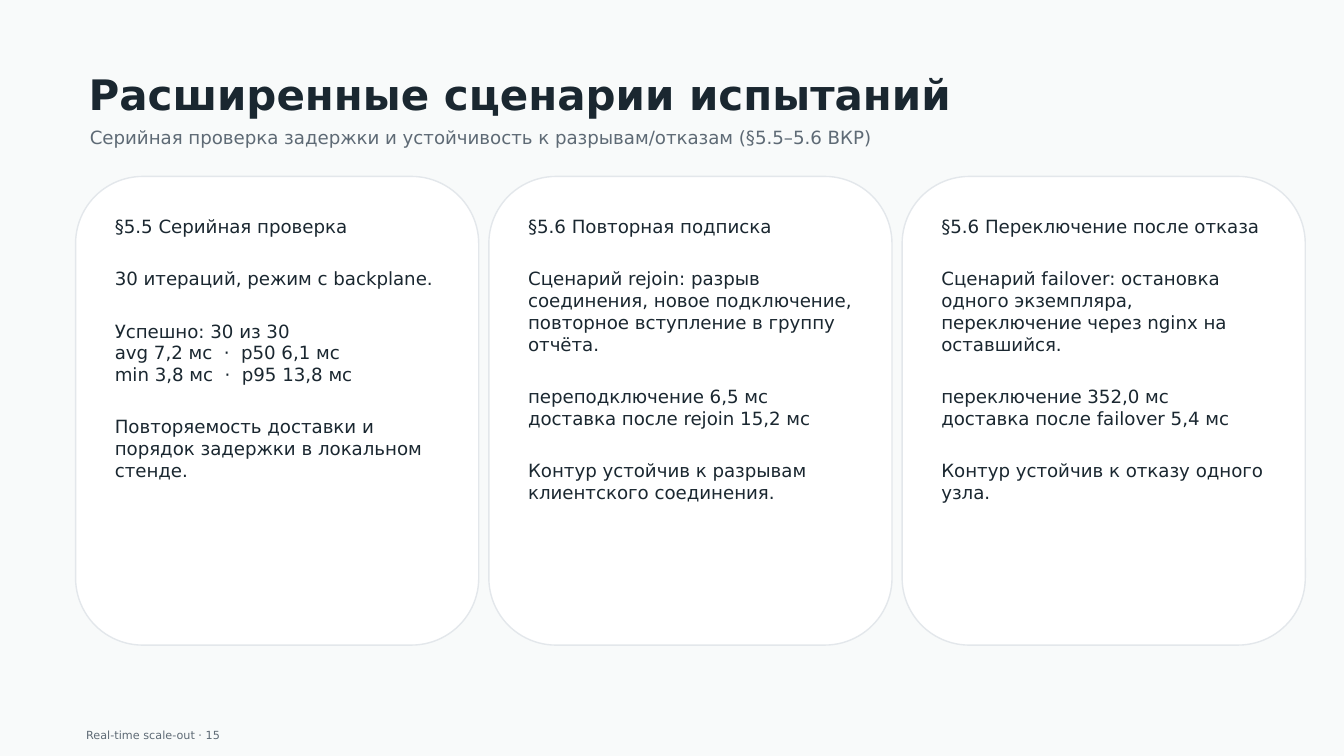
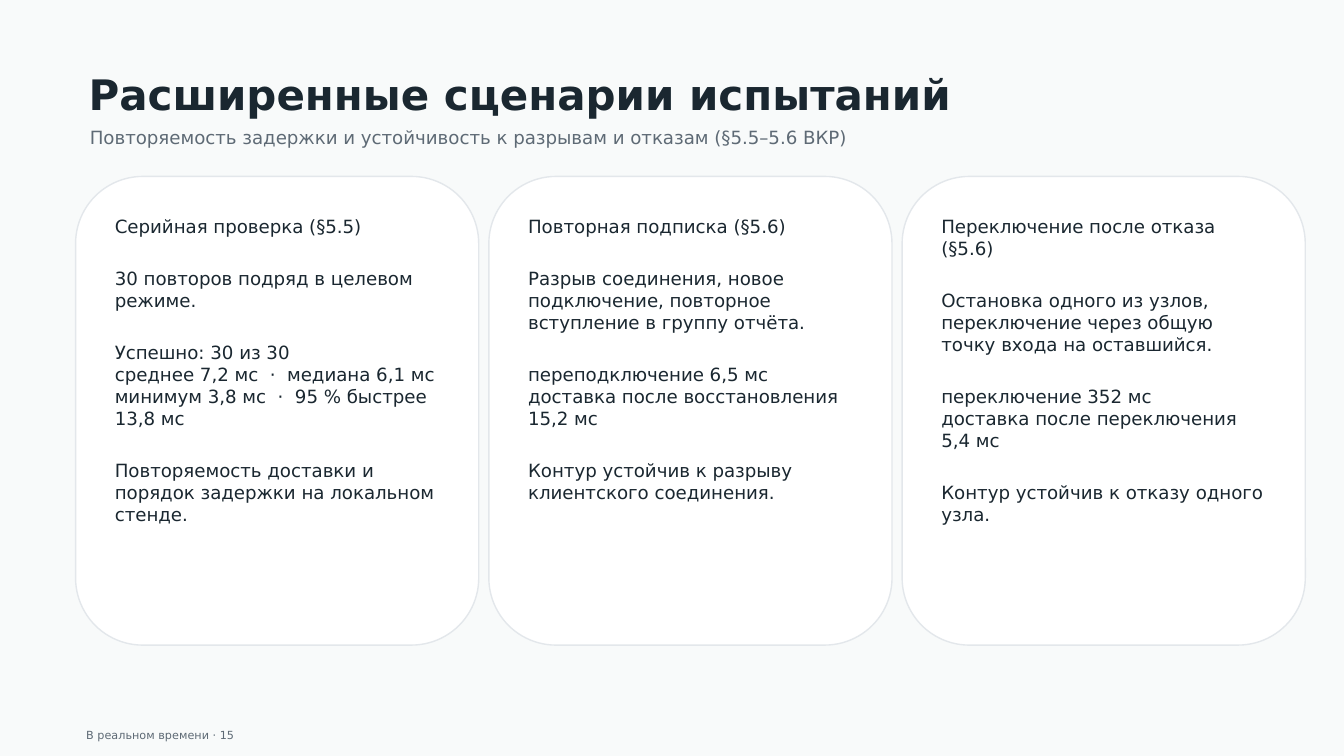
Before and after one commit to gently-whitesnow/final-qualifying-work, a slide deck: slide 15 of build/pptx/vkr-defense-draft.pptx. Drawn at 1344x756 pixels with LibreOffice and Linux fonts; fonts in the diff are those of the drawing. Boxes give left, top, right and bottom in pixels: in the first picture for what was removed or moved away, otherwise in the second. Text is boxed around its words. In the diff, an @@ line names an element or a change of style, - is before the commit and + after.

```diff
--- a/build/pptx/vkr-defense-draft.pptx
+++ b/build/pptx/vkr-defense-draft.pptx
@@ text in rounded rectangle at (90, 130, 846, 148): text changed @@
-Серийная проверка задержки и устойчивость к разрывам/отказам (§5.5–5.6 ВКР)
+Повторяемость задержки и устойчивость к разрывам и отказам (§5.5–5.6 ВКР)
@@ text in rounded rectangle at (115, 219, 413, 311): text changed @@
-§5.5 Серийная проверка
-30 итераций, режим с backplane.
+Серийная проверка (§5.5)
+30 повторов подряд в целевом режиме.
@@ text in rounded rectangle at (528, 219, 805, 333): text changed @@
-§5.6 Повторная подписка
-Сценарий rejoin: разрыв соединения, новое подключение, повторное вступление в группу отчёта.
+Повторная подписка (§5.6)
+Разрыв соединения, новое подключение, повторное вступление в группу отчёта.
@@ text in rounded rectangle at (941, 219, 1237, 449): text changed @@
-§5.6 Переключение после отказа
-Сценарий failover: остановка одного экземпляра, переключение через nginx на оставшийся.
-переключение 352,0 мс
-доставка после failover 5,4 мс
+Переключение после отказа (§5.6)
+Остановка одного из узлов, переключение через общую точку входа на оставшийся.
+переключение 352 мс
+доставка после переключения 5,4 мс
@@ text in rounded rectangle at (115, 367, 435, 524): text changed @@
-avg 7,2 мс · p50 6,1 мс
-min 3,8 мс · p95 13,8 мс
-Повторяемость доставки и порядок задержки в локальном стенде.
+среднее 7,2 мс · медиана 6,1 мс
+минимум 3,8 мс · 95 % быстрее 13,8 мс
+Повторяемость доставки и порядок задержки на локальном стенде.
@@ text in rounded rectangle at (528, 392, 839, 502): text changed @@
-доставка после rejoin 15,2 мс
-Контур устойчив к разрывам клиентского соединения.
+доставка после восстановления 15,2 мс
+Контур устойчив к разрыву клиентского соединения.
@@ text at (86, 731, 234, 741): text changed @@
-Real-time scale-out · 15
+В реальном времени · 15
```
Also in this commit, not shown: 14 other slides changed, 3 slides added, 3 slides removed, 9 other files.
